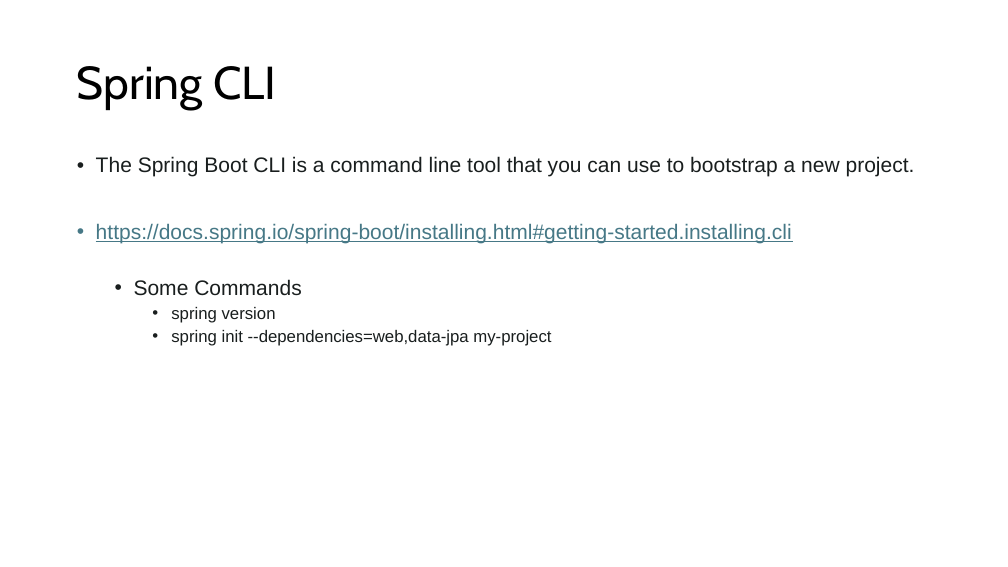
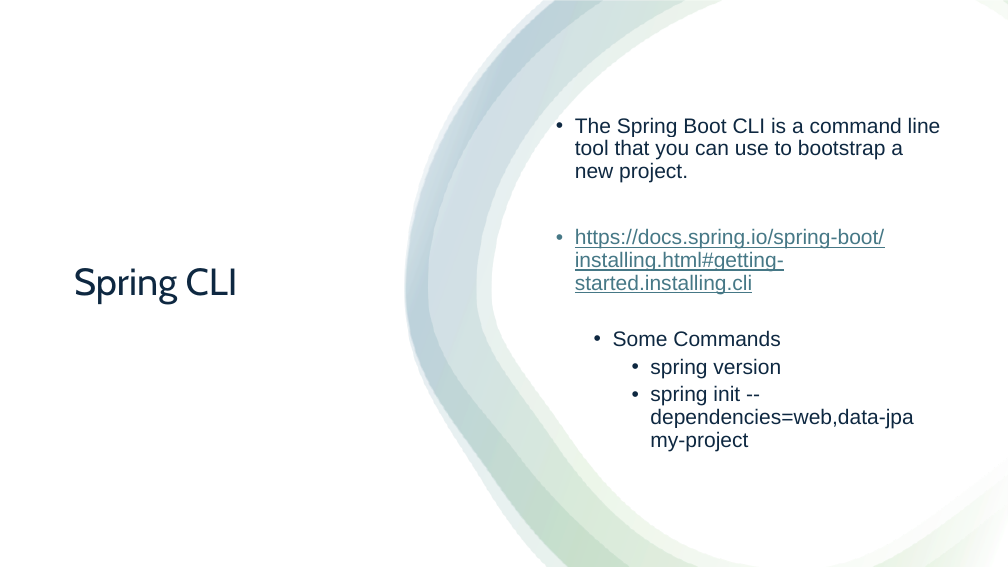
Before and after one commit to aprabhat/spring_boot_microservice, a slide deck: slide 3 of spring_boot.pptx. Drawn at 1008x567 pixels with LibreOffice and Linux fonts; fonts in the diff are those of the drawing. Boxes give left, top, right and bottom in pixels: in the first picture for what was removed or moved away, otherwise in the second. Text is boxed around its words. In the diff, an @@ line names an element or a change of style, - is before the commit and + after.

```diff
--- a/spring_boot.pptx
+++ b/spring_boot.pptx
@@ rectangle added at (0, 0, 1008, 567), fill #FFFFFF @@
@@ freeform shape added at (405, 1, 1008, 567), fill gradient #FFFFFF to #4EA72E to #156082 @@
@@ freeform shape added at (405, 1, 1008, 567), fill gradient #FFFFFF to #4EA72E to #156082 @@
@@ freeform shape added at (407, 1, 1008, 567), fill gradient #FFFFFF to #4EA72E to #156082 @@
@@ text "The Spring Boot CLI is ...": place and size @@
-text "The Spring Boot CLI is ..." at (96, 156, 915, 346)
+text "The Spring Boot CLI is ..." at (575, 117, 941, 451)
@@ text "The Spring Boot CLI is ..." at (575, 117, 941, 451): vertical alignment top to middle @@
@@ title "Spring CLI": place and size @@
-title "Spring CLI" at (77, 66, 276, 110)
+title "Spring CLI" at (74, 268, 238, 304)
@@ title "Spring CLI" at (74, 268, 238, 304): size 44 to 36 pt, text colour #000000 to #0E2841 @@
@@ text at (575, 117, 941, 451): text colour #191E1E to #0E2841 in "The Spring Boot CLI is a command ...", "Some Commands", "spring version", "spring init --dependencies=web,data-jpa my-project"; size 16 to 20 pt in "spring version", "spring init --dependencies=web,data-jpa my-project" @@
```
Also in this commit, not shown: 2 other slides changed, 2 slides added, 1 other file.
